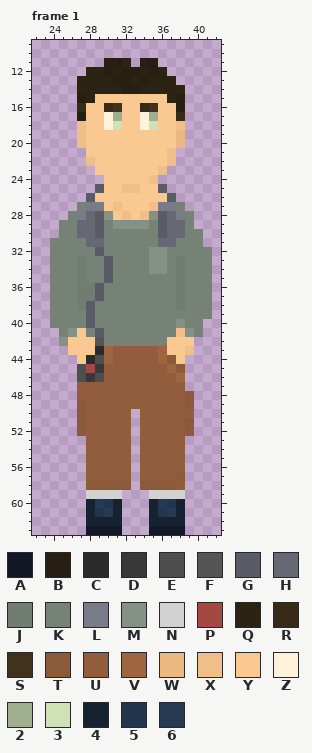
Pixel-art file, stored at Assets/art/hamilton/HamiltonEast/Shakes/Characters/Attendee3.aseprite. Above, as it was before the edit.
64x64 pixels, 2 frames. Pixels under 10% opacity are left out. Colours within 5 levels of each other are drawn and written as one. Shown: frame 1: x 22..42, y 9..63.
Palette (. is transparent): A #121825  B #271f11  C #2b2b2b  D #383838  E #4e4e4e  F #555555  G #595b66  H #666874  J #707d70  K #768276  L #787b88  M #849184  N #d2d2d2  P #a44842  Q #2d2313  R #372b18  S #40321c  T #8b5a39  U #915d3c  V #9e6541  W #ecb87f  X #efbf89  Y #fac891  Z #fef2dc  2 #9fae8c  3 #cfe2b5  4 #162230  5 #23354d  6 #263b53
Pixels before, frame 1, first column x 24:
11 ......BBQ.BB......
12 ....QQBQBBQBQ.....
13 ...QQQQBBQBQQQ....
14 ...QQQQQBBQQQQQ...
15 ...BQYYYYYYYYQB...
16 ...RYYRSYYRSYYB...
17 ...BYYZ2YYZ2YYR...
18 ...XYYZ3YYZ3YYX...
19 ...XYYYYYYYYYYW...
20 ...XYYYYYYYYYYW...
21 ....YYYYYYYYYX....
22 ....XYYYYYYYYX....
23 .....YYYYYYYX.....
24 ......YYYYYX......
25 .....GYYXXYYG.....
26 ....GYYYYYYYYG....
27 ...KLLYXYYYXLLK...
28 ..KLHGMYXYXMGHLK..
29 .KKHHGKMMMMKGHHK..
30 .KKHHGKKKKKKGHHKK.
31 KKKKHHKKKKKKHHKKK.
32 KKKKKGKKKKKMMKKKKK
33 KKKJKKGKKKKMMKJKKK
34 KKKJKKGKKKKMMKJKKK
35 KKKJKKGKKKKKKKJKKK
36 KKKJJGKKKKKKKKJKKK
37 KKKJJGKKKKKKKKJKKK
38 KKKJGKKKKKKKKKJKKK
39 KKKKGKKKKKKKKKKKKK
40 KKKKGKKKKKKKKKMKK.
41 .KMYKGKKKKKKKKXMK.
42 .MYYYFKKKKKKKYYY..
43 ..YYYCVUUUUUVYYX..
44 ...YCEVUUUUUVTY...
45 ...EPDUUUUUUUVT...
46 ...EDEUUUUUUUUV...
47 ...UUUUUUUUUUUU...
48 ...UUUUUUUUUUUUT..
49 ...TUUUUUUUUUUUT..
50 ...TUUUUU.UUUUUU..
51 ...TUUUUU.UUUUUT..
52 ...TUUUUU.UUUUUT..
53 ....UUUUU.UUUUU...
54 ....UUUUU.UUUUU...
55 ....UUUUU.UUUUU...
56 ....UUUUU.UUUUU...
57 ....UUUUU.UUUUT...
58 ....TTTTT.TTTTU...
59 ....NNNN...NNNN...
60 ....4654...4654...
61 ....4564...4564...
62 ....4444...4444...
63 ....AAAA...AAAA...
The same view after the edit:
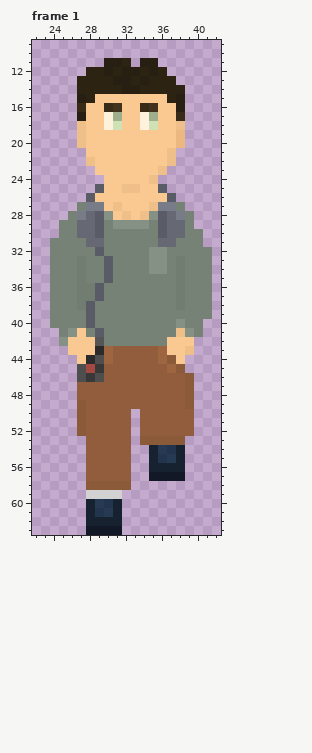
The edit:
Frame 1:
y 46: x 38..39 V. -> UT
y 47: x 39 . -> T
y 51..52: x 39 T -> U
y 53: x 34..38 UUUUU -> TTTTT
y 54: x 34..38 UUUUU -> .4654
y 55: x 34..38 UUUUU -> .4564
y 56: x 34..38 UUUUU -> .4444
y 57: x 34..38 UUUUT -> .AAAA
y 58: x 34..38 TTTTU -> .....
y 59: x 35..38 NNNN -> ....
y 60: x 35..38 4654 -> ....
y 61: x 35..38 4564 -> ....
y 62: x 35..38 4444 -> ....
y 63: x 35..38 AAAA -> ....
Where, in picture pixels (left, top, right, bottom), the same in both pictures:
changed: (176, 373, 194, 391)
changed: (140, 418, 194, 535)
